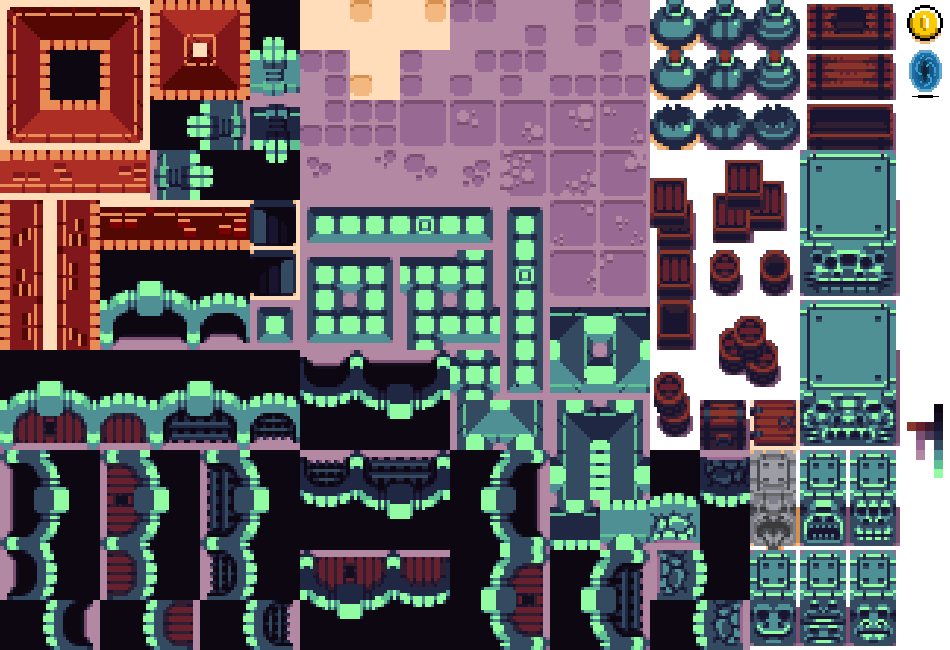
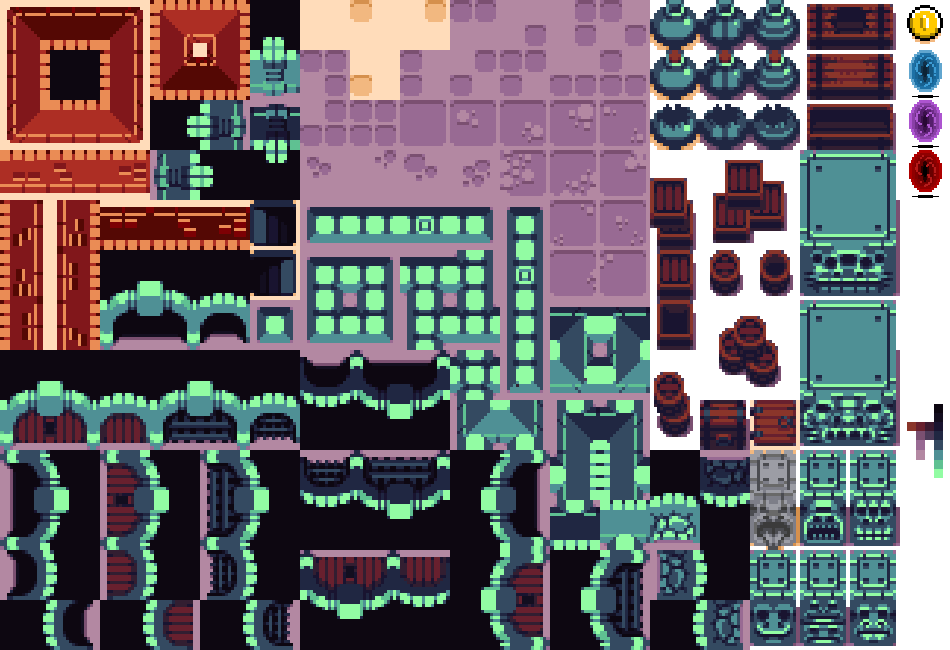
Layers edited between the first and the second 950 × 650 image:
pixels changed over [left=909, top=100, right=942, bottom=198] (layer not identified)
